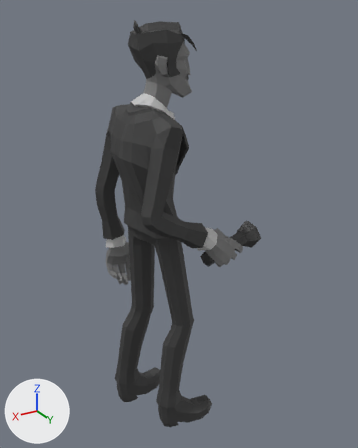
Renders of the FBX model res/chars/main_character/Anim_idle01.FBX from each side of a commit.
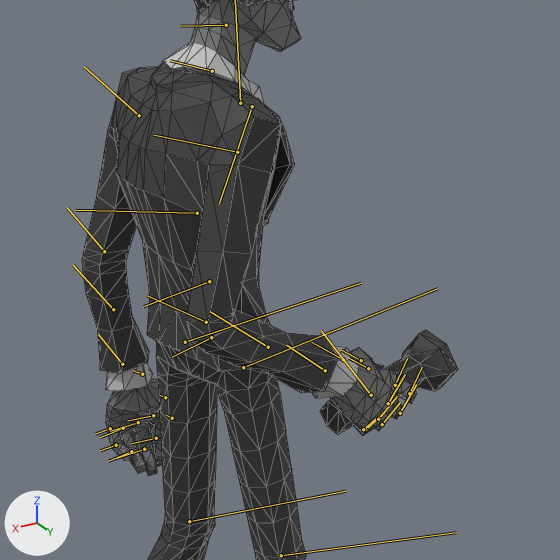
Old and new are each drawn whole from a camera (50 mm lens) standing at (1.21, 2.39, 2.52) and looking at (-0.22, 0.01, 1.33) and again close up on the part from 16% to 86% of the width and 17% to 72% of the height. The lights are fixed; the arrows at lower left show +X, +Y and +Z. Both versions are drawn at frame 180 of the action 'Take 001'; the numbers are the values there. The bones that bend it are drawn over the model as lines in the close-ups. The close-ups show mesh edges as thin lines.

The first close-up shows 'Lampe', 'main_character'.
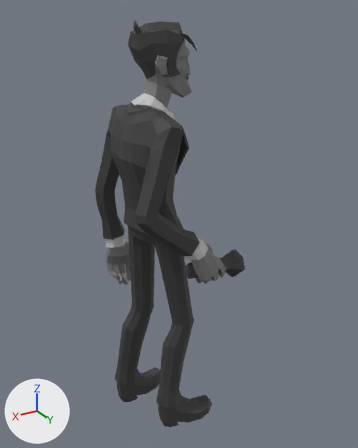
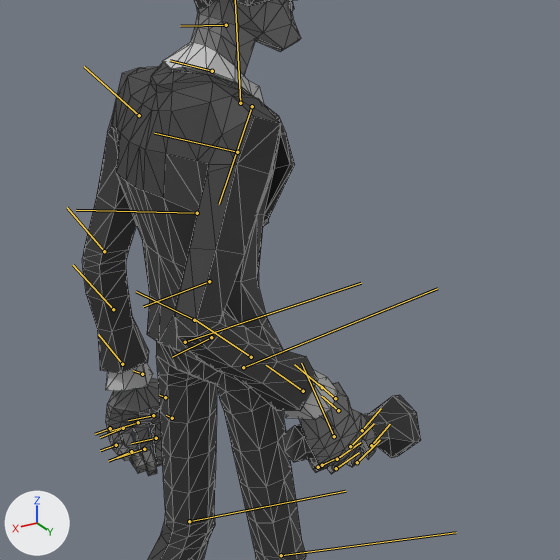
Changed parts and their boxes (x1, y1, x2, y2) in the close-ups (560 x 560 px):
'main_character', posed: before (83, 0, 416, 560); after (83, 0, 379, 560)
'Lampe', posed (36% shorter): before (320, 330, 458, 435); after (282, 395, 421, 462)
bone 'B_arm_R', root to tip: before (237, 152) to (154, 135); after (237, 152) to (154, 133)
bone 'B_forearm_R', root to tip: before (206, 322) to (147, 295); after (194, 320) to (136, 291)
bone 'B_hand_R', root to tip: before (325, 370) to (286, 345); after (303, 391) to (266, 365)

The change, as a diff of the scene's bpy script:
```diff
--- a/res/chars/main_character/Anim_idle01.FBX.py
+++ b/res/chars/main_character/Anim_idle01.FBX.py
@@ bone_b_arm_r @@
 bone_b_arm_r = bpy.data.objects['Root'].pose.bones['B_arm_R']  # child of 'B_shoulder_R'
-bone_b_arm_r.rotation_quaternion = (0.906, -0.016, -0.004, 0.424)  # degrees (-2, 0, 50)
+bone_b_arm_r.rotation_quaternion = (0.902, -0.032, 0.029, 0.43)  # degrees (-2, 5, 51)
@@ bone_b_forearm_r @@
 bone_b_forearm_r = bpy.data.objects['Root'].pose.bones['B_forearm_R']  # child of 'B_arm_R'
-bone_b_forearm_r.rotation_quaternion = (0.89, 0.0, -0.456, 0.0)  # degrees (0, -54, 0)
+bone_b_forearm_r.rotation_quaternion = (0.909, 0.0, -0.417, 0.0)  # degrees (0, -49, 0)
@@ bone_b_hand_r @@
 bone_b_hand_r = bpy.data.objects['Root'].pose.bones['B_hand_R']  # child of 'B_forearm_R'
-bone_b_hand_r.rotation_quaternion = (0.989, 0.046, 0.105, -0.092)  # degrees (4, 12, -10)
+bone_b_hand_r.rotation_quaternion = (0.976, 0.053, 0.19, -0.087)  # degrees (4, 22, -9)
```
